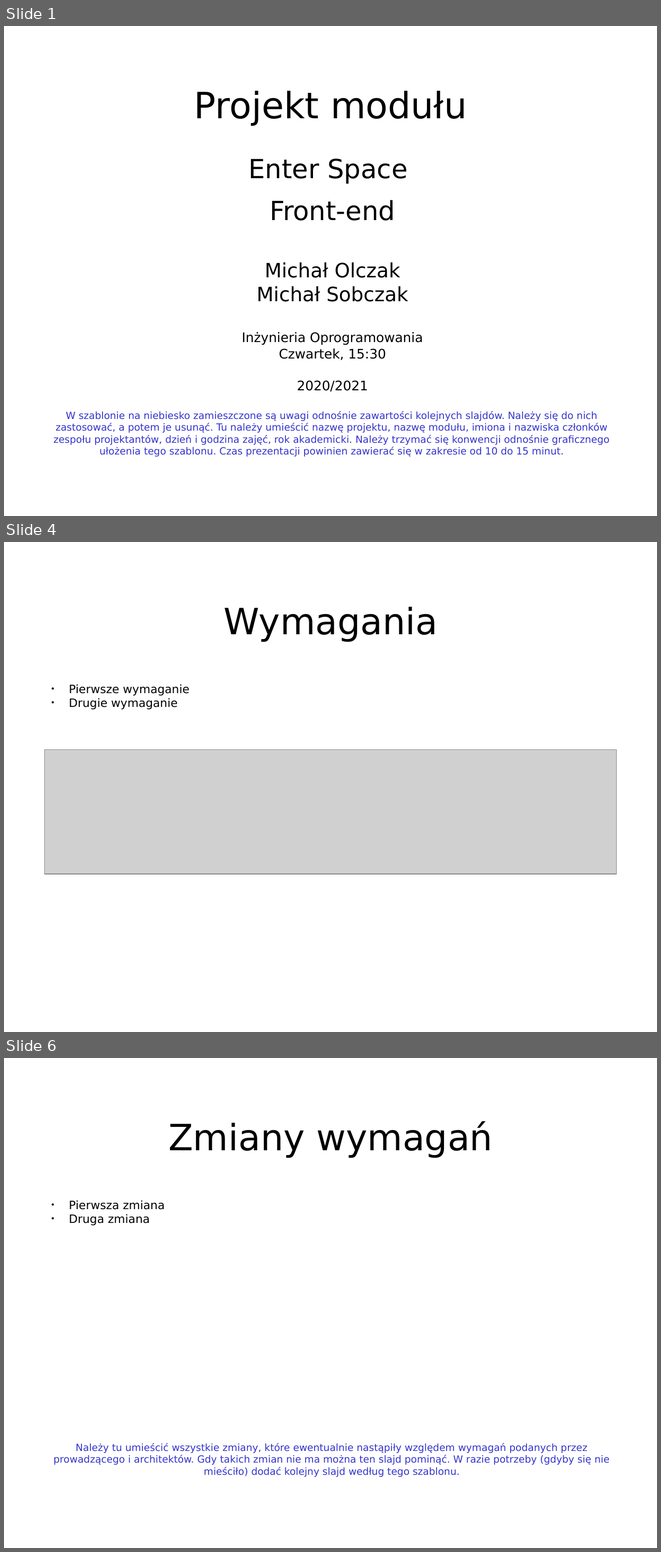
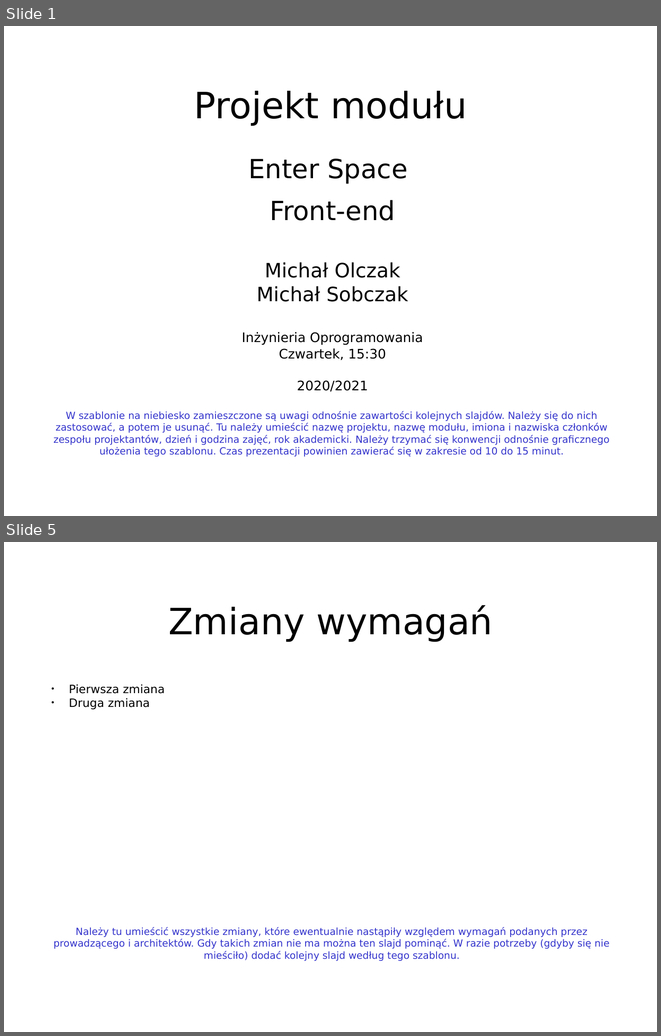
Before and after one commit to Informatyka-Stosowana-Chopy/Inzynieria-oprogramowania, a slide deck: front-end/front-end_prez.ppt. Shown one above the other, each under a label of ours: slides 1, 4 and 6 before the commit, slides 1 and 5 after it; the slides between them are not shown. The pictures are 661x1552 and 661x1036 pixels, drawn with LibreOffice and Linux fonts; fonts in the diff are those of the drawing; grey boxes stand for pictures. Boxes give left, top, right and bottom in pixels: in the first picture for what was removed or moved away, otherwise in the second. Text is boxed around its words. In the diff, an @@ line names an element or a change of style, - is before the commit and + after.

```diff
--- a/front-end/front-end_prez.ppt
+++ b/front-end/front-end_prez.ppt
@@ slide 4 removed at (4,542,657,1032), background #FFFFFF @@
@@ title removed at (223,607,438,642) @@
-Wymagania
@@ text removed at (69,684,190,709) @@
-● Pierwsze wymaganie
-● Drugie wymaganie
@@ picture removed at (44,749,617,874) @@
@@ what was slide 6 is now slide 5 @@
```
Also in this commit, not shown: 7 slides changed, 4 slides added, 4 other slides removed.
